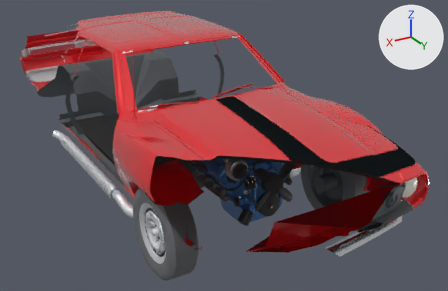
Renders of the Blender file assets/engine-amc360/AMC360_BayFit_V10_DIAGNOSTIC.blend from each side of a commit.
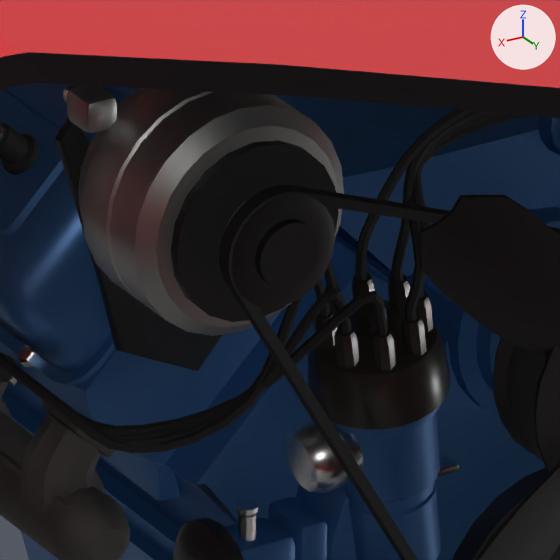
The first picture shows the older version from a camera (50 mm lens) standing at (2.4, 4.95, 2.0) and looking at (-0.31, 0.43, -0.25). The close-ups show the older and then the newer version on the part from 49% to 60% of the width and 52% to 69% of the height of that picture. Only the edits that show in the close-ups are written down. The lights are fixed; the arrows at upper right show +X, +Y and +Z. Everything nearer to the camera than a plane just in front of the edit is cut away.

The scene before the commit, as lines of its bpy script (objects in view):
```python
me_eng_alternator = bpy.data.meshes.new('ENG_Alternator')
me_eng_alternator.from_pydata(...)  # 573 vertices, 622 faces; spans x -0.078..0.078, y -0.028..0.136, z -0.007..0.163
me_eng_alternator.polygons.foreach_set('use_smooth', [True] * 622)
# faces by material slot: [372, 240, 10]
me_eng_alternator.materials.append(mat_eng_aluminium)  # light grey #cececb
me_eng_alternator.materials.append(mat_eng_black_satin)  # black #2c2c2f
me_eng_alternator.materials.append(mat_eng_steel_bright)  # light grey #e1e1df
me_eng_distributorcap = bpy.data.meshes.new('ENG_DistributorCap')
me_eng_distributorcap.from_pydata(...)  # 348 vertices, 424 faces; spans x -0.0452..0.0487, y -0.0457..0.0468, z -0.009..0.0721
me_eng_distributorcap.polygons.foreach_set('use_smooth', [True] * 424)
me_eng_distributorcap.materials.append(mat_eng_bakelite_cap)  # dark grey #383530
me_stl_hood = bpy.data.meshes.new('STL_Hood')
me_stl_hood.from_pydata(...)  # 6583 vertices, 10939 faces; spans x -0.61..0.61, y 0.01..1.58, z -0.35..-0.08
# faces by material slot: [879, 570, 9490]
me_stl_hood.materials.append(mat_prototypee_red_001)  # red #e51b23
me_stl_hood.materials.append(mat_prototypee_black_001)  # dark grey #4f5558
me_stl_hood.materials.append(mat_prototypei_frontblack_001)  # black #121618
ob_eng_alternator = bpy.data.objects.new('ENG_Alternator', me_eng_alternator)
ob_eng_alternator.parent = ob_eng_root
ob_eng_alternator.location = (0.25, 0.004, 0.245)
ob_eng_distributorcap = bpy.data.objects.new('ENG_DistributorCap', me_eng_distributorcap)
ob_eng_distributorcap.parent = ob_eng_root
ob_eng_distributorcap.location = (0.133, 0.0684, 0.177)
ob_hood = bpy.data.objects.new('Hood', me_stl_hood)
ob_hood.location = (0.0, 0.885, 0.5)
# also in view: 'ENG_Distributor' at (0.13, 1.56, -0.1); 'ENG_WaterPump' at (-0.02, 1.57, -0.04); 'ENG_Intake' at (0.0, 1.25, 0.03); 'ENG_ExhaustManifold_R' at (0.28, 1.21, -0.18); 'ENG_AlternatorBracket' at (0.24, 1.48, 0.05)
```
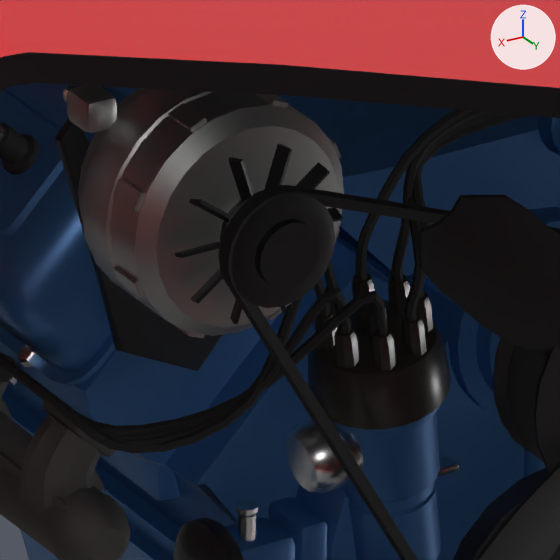
Where the change shows, as pixel boxes [x1, y1, x2, y2] in the close-ups (560 x 560 px):
'ENG_Alternator', reshaped: before [67, 85, 344, 336]; after [67, 85, 344, 338]
part 1 of me_eng_alternator, added (mostly hidden): after [220, 200, 242, 241]
part 2 of me_eng_alternator, cut back: before [171, 140, 339, 322]; after [113, 94, 343, 338]

What changed in the scene script:
```text
Change me_eng_alternator:
    used by ob_eng_alternator; parent = ob_eng_root; location = (0.25, 0.004, 0.245)
    remove me_eng_alternator.from_pydata(...)  # 573 vertices, 622 faces; spans x -0.078..0.078, y -0.028..0.136, z -0.007..0.163
    add me_eng_alternator.from_pydata(...)  # 752 vertices, 772 faces; spans x -0.078..0.078, y -0.028..0.136, z -0.007..0.163
    me_eng_alternator part 1: a new loose piece, a 16-sided cylinder along y spanning x -0.024..0.024, y 0.089..0.1, z 0.061..0.109, in mat_eng_black_satin (black #2c2c2f)
    me_eng_alternator part 2: 41 vertices removed from x -0.06..0.06, y 0.092..0.099, z 0.025..0.145; 144 vertices added at x -0.077..0.077, y 0.05..0.106, z 0.008..0.162
    other edits to the shape of me_eng_alternator do not show in these pictures
```
